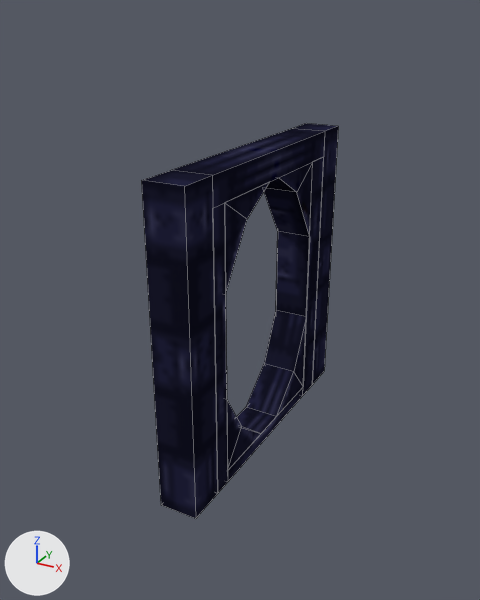
An edit to the Blender file Assets/Models/door2.blend, drawn before and after from the same camera.
Before and after are seen from a 50 mm camera at (2.37, -4.57, 3.56) aimed at (-0.14, 0.0, 1.28). Every picture has the same lights, and +X, +Y and +Z are marked at lower left. The older version comes first. Mesh edges are drawn as thin lines. The same objects are shown in both versions, whatever each file hides.

Objects in the first picture: 'door2_frame'.
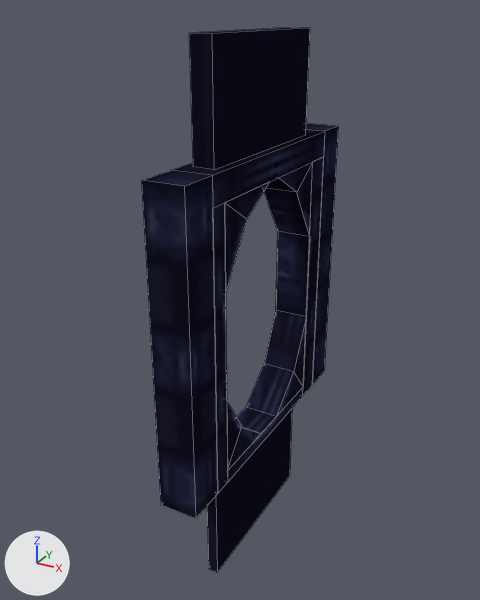
What differs and where, as boxes (x1, y1, x2, y2) in the pictures (480 x 600 px):
'door2_frame', reshaped (38% taller)
    before: (142, 123, 338, 519)
    after: (142, 27, 338, 572)
part 1 of me_bsp_model_79_mesh_025, added
    after: (189, 27, 310, 572)

The edits, one by one:
me_bsp_model_79_mesh_025 is used by ob_door2_frame; location (-0.002, 0.038, 1.276); scale (0.0398, 0.0398, 0.0398).
Verts and faces of me_bsp_model_79_mesh_025; kept vertices keep their numbers, new ones are numbered from 57.
me_bsp_model_79_mesh_025 had 57 vertices, 50 faces and spanned x -4.0..4.0, y -32.3..32.3, z -32.0..32.5.
me_bsp_model_79_mesh_025 now has 73 vertices, 60 faces and spans x -4.0..4.0, y -32.3..32.3, z -58.0..53.8.
Part 1, on me_bsp_model_79_mesh_025:
New vertex 57 is at (2.0, -20.1, 32.5), pixel (214, 169).
New vertex 58 is at (-2.1, -20.1, 32.5), pixel (193, 166).
New vertex 59 is at (-2.1, -20.1, 53.8), pixel (189, 32).
New vertex 60 is at (2.0, -20.1, 53.8), pixel (212, 33).
New vertex 61 is at (1.2, -20.1, -32.0).
New vertex 62 is at (-1.1, -20.1, -32.0).
New vertex 63 is at (-1.1, -20.1, -58.0), pixel (208, 568).
New vertex 64 is at (1.2, -20.1, -58.0), pixel (217, 572).
New vertices 65 to 72 stand at vertices 57 to 64, in that order, plus (0.0, 38.2, 0.0).
New faces: (63, 71, 72, 64), (59, 60, 68, 67), (57, 65, 68, 60), (65, 66, 67, 68), (58, 59, 67, 66), (57, 60, 59, 58).
New faces: (61, 64, 72, 69), (61, 62, 63, 64), (62, 70, 71, 63), (69, 72, 71, 70).
